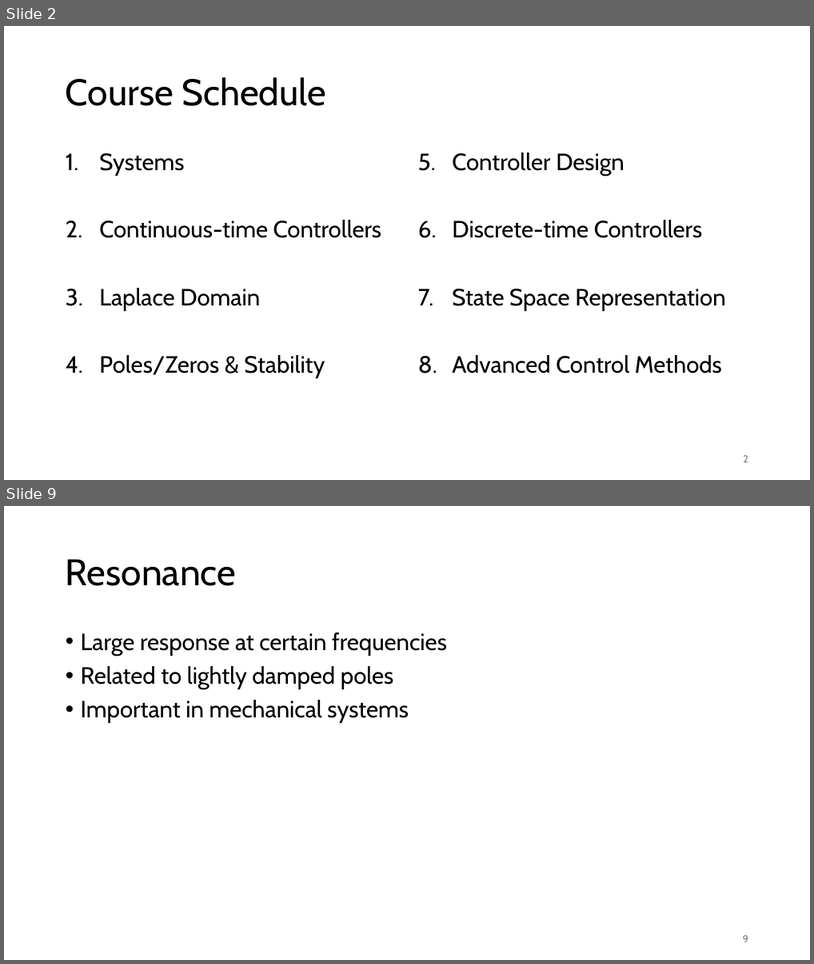
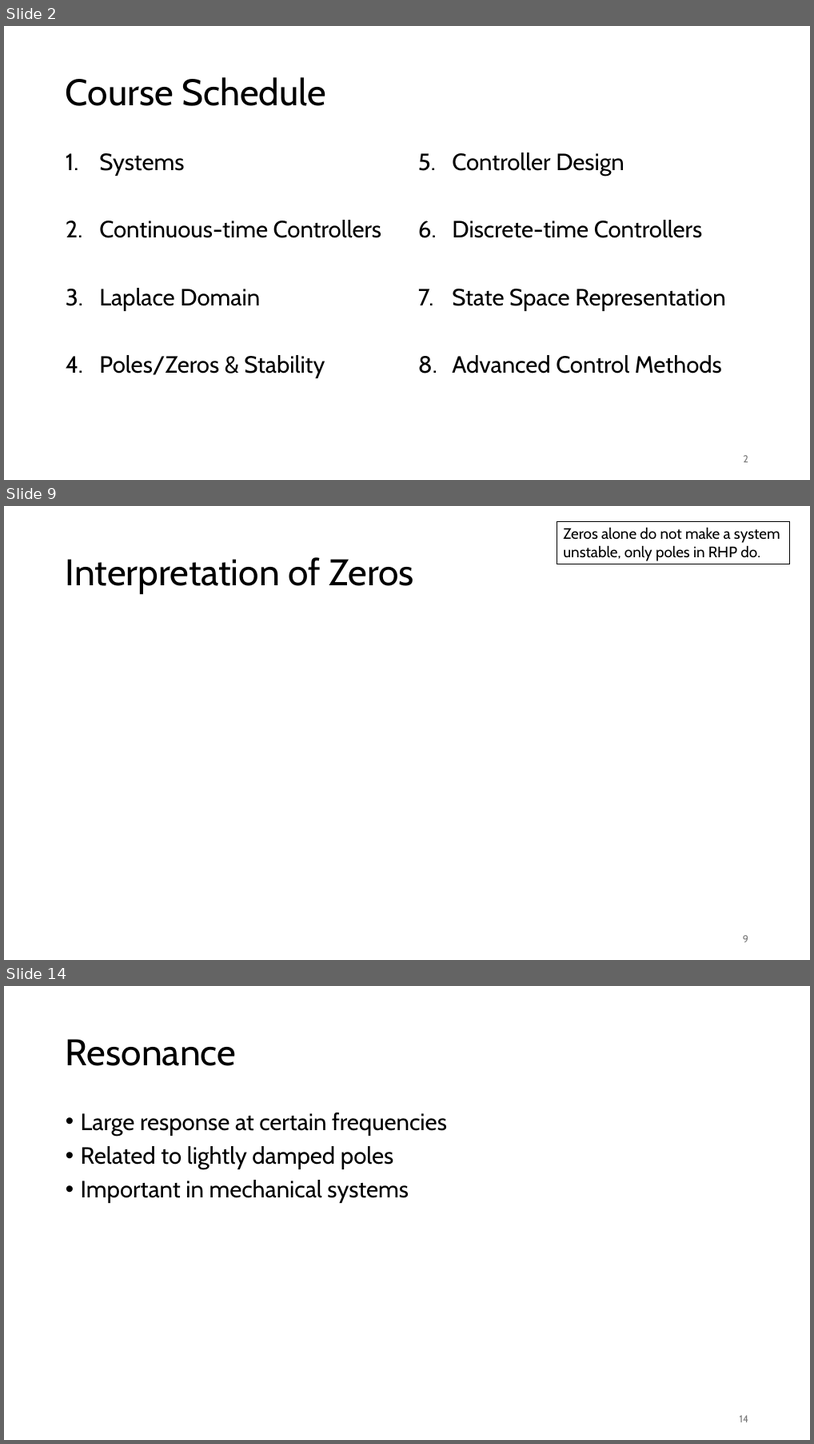
Before and after one commit to FelixWick/control_engineering, a slide deck: slides/4_stability.pptx. Shown one above the other, each under a label of ours: slides 2 and 9 before the commit, slides 2, 9 and 14 after it; the slides between them are not shown. The pictures are 814x964 and 814x1444 pixels, drawn with LibreOffice and Linux fonts; fonts in the diff are those of the drawing; grey boxes stand for pictures. Boxes give left, top, right and bottom in pixels: in the first picture for what was removed or moved away, otherwise in the second. Text is boxed around its words. In the diff, an @@ line names an element or a change of style, - is before the commit and + after.

Commit message:
poles and zeros

```diff
--- a/slides/4_stability.pptx
+++ b/slides/4_stability.pptx
@@ slide 9 added at bbox=[4, 506, 810, 960], background #FFFFFF @@
@@ rectangle added at bbox=[558, 521, 790, 564], outline #000000 0.75 pt, 18 pt, text #000000 @@
+Zeros alone do not make a system unstable, only poles in RHP do.
@@ title added at bbox=[66, 557, 414, 594], 44 pt, text #000000 @@
+Interpretation of Zeros
@@ page number added at bbox=[743, 935, 749, 942], 12 pt, text #797979 @@
+9
@@ what was slide 9 is now slide 14 @@
@@ page number at bbox=[740, 1415, 749, 1422]: text changed @@
-9
+14
```
Also in this commit, not shown: 6 slides changed, 3 other slides added, 1 slide removed, 3 other files.
